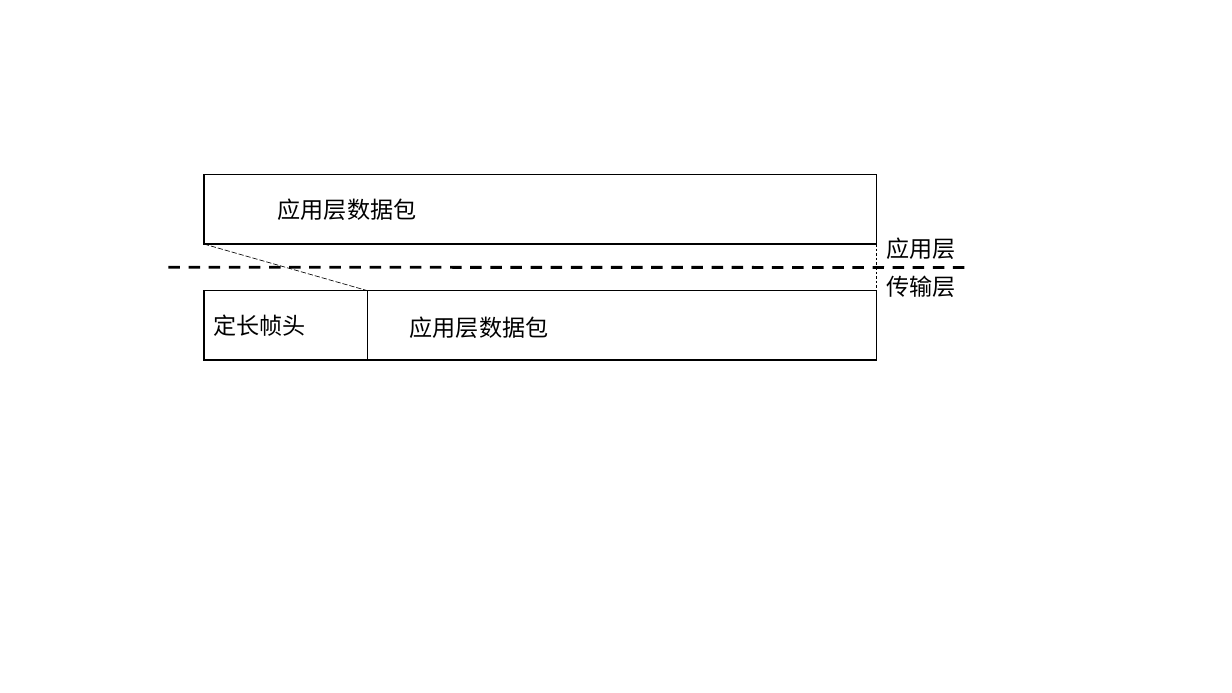
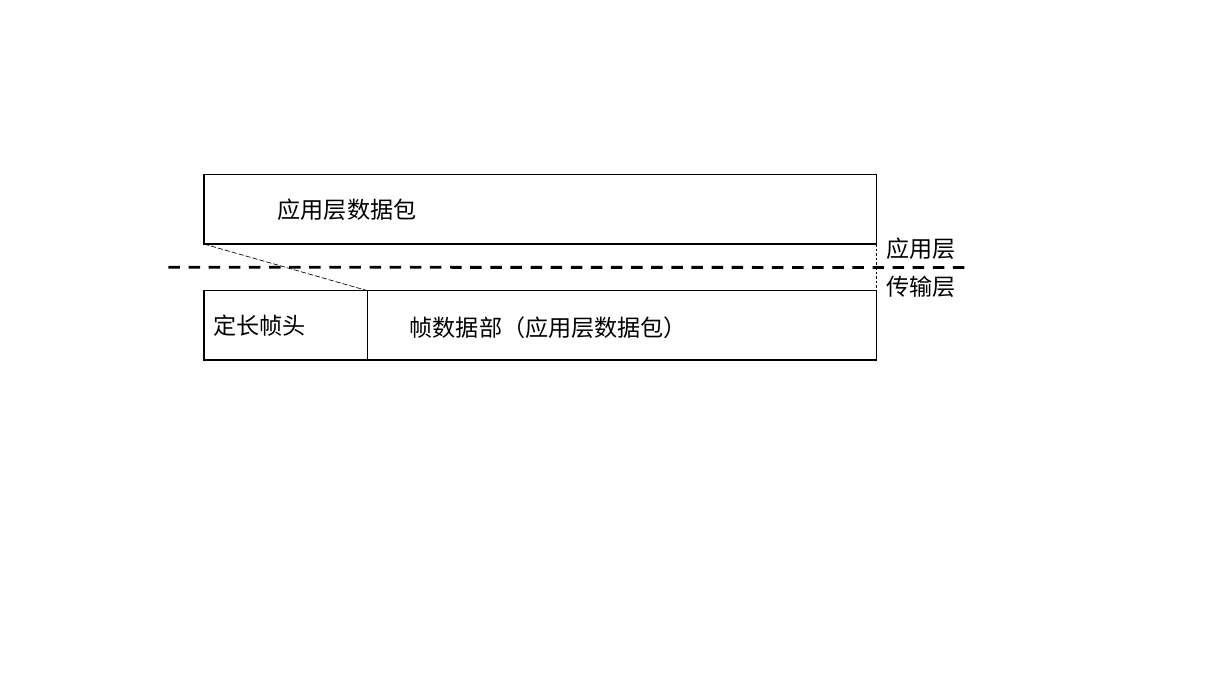
Before and after one commit to wangzilinn/Graduation_project, a slide deck: slide 5 of Doc/毕业论文/Img/框图.pptx. Drawn at 1232x693 pixels with LibreOffice and Linux fonts; fonts in the diff are those of the drawing. Boxes give left, top, right and bottom in pixels: in the first picture for what was removed or moved away, otherwise in the second. Text is boxed around its words. In the diff, an @@ line names an element or a change of style, - is before the commit and + after.

```diff
--- a/Doc/毕业论文/Img/框图.pptx
+++ b/Doc/毕业论文/Img/框图.pptx
@@ text at [410, 316, 687, 338]: text changed @@
-应用层数据包
+帧数据部（应用层数据包）
```
Also in this commit, not shown: 4 other slides changed, 50 other files.
